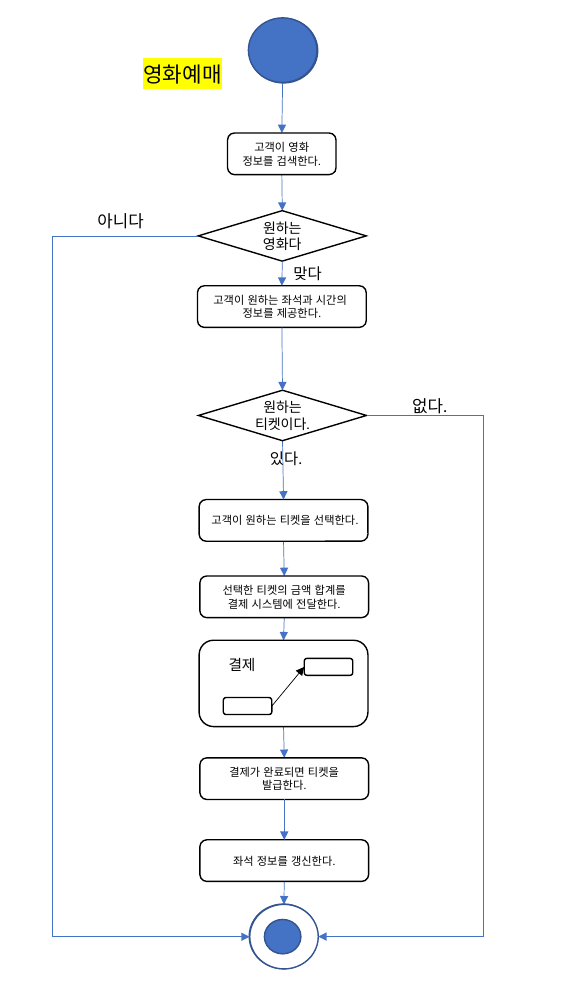
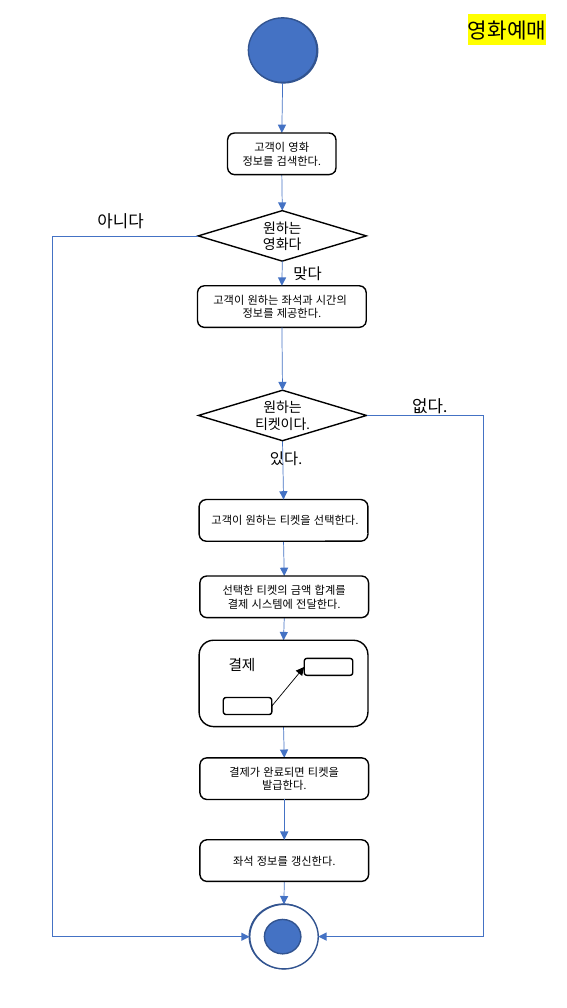
Before and after one commit to deodeok/moba, a slide deck: slide 2 of 소공 설계서/액티비티 다이어그램.pptx. Drawn at 567x1008 pixels with LibreOffice and Linux fonts; fonts in the diff are those of the drawing. Boxes give left, top, right and bottom in pixels: in the first picture for what was removed or moved away, otherwise in the second. Text is boxed around its words. In the diff, an @@ line names an element or a change of style, - is before the commit and + after.

```diff
--- a/소공 설계서/액티비티 다이어그램.pptx
+++ b/소공 설계서/액티비티 다이어그램.pptx
@@ text "영화예매": place and size @@
-text "영화예매" at [143,64,221,84]
+text "영화예매" at [468,20,546,40]
```
Also in this commit, not shown: 6 other slides changed, 2 other files.
